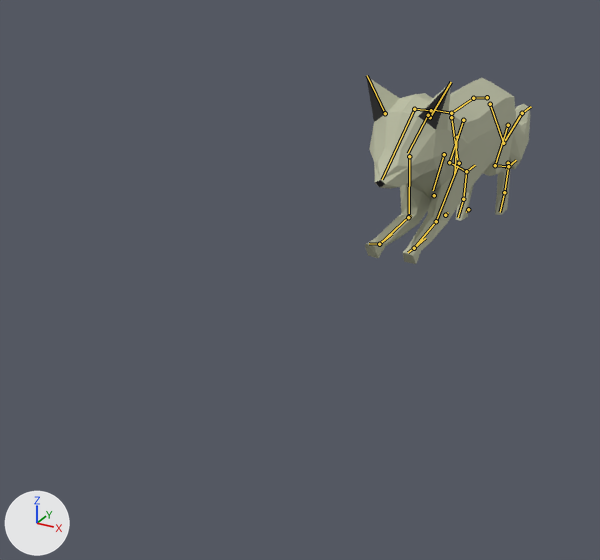
The Blender file Blender/fox.blend as it was, and as the next commit left it.
The view is the same before and after, from a 50 mm lens placed at (1.32, -4.98, 1.69), pointed at (-0.3, -2.03, 0.22). Every picture has the same lights, and +X, +Y and +Z are marked at lower left. Both versions are drawn at frame 8 of the action 'Attack'; the numbers are the values there. The bones that bend it are drawn over the model as lines.
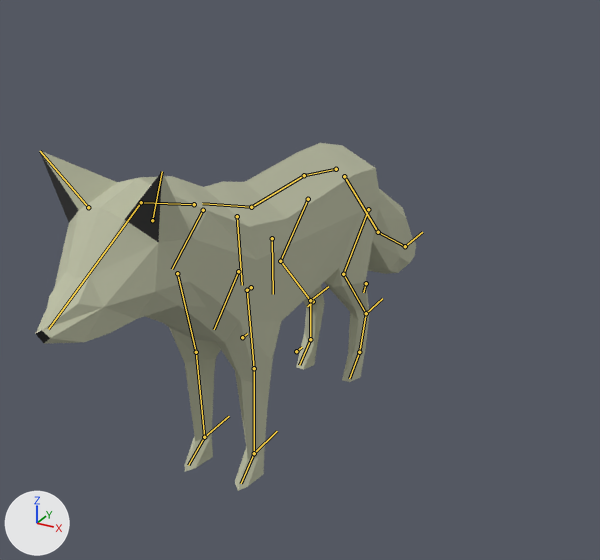
Commit message: Fox Attack

The edits, one by one:
Bone 'spine.004' (bone_spine_004) moves from (0.0, 0.909, 0.211) to (0.0, 2.765, 0.446).
Bone 'spine.008' (bone_spine_008) turns from (5, 0, -1) to (0, 0, 0) degrees about its own x, y and z.
Bone 'ear.L' (bone_ear_l) moves from (0.0, -0.002, -0.005) to (0.0, 0.0, 0.0).
Bone 'ear.L' (bone_ear_l) turns from (-20, -6, 4) to (0, 0, 0) degrees about its own x, y and z.
Bone 'ear.R' (bone_ear_r) moves from (0.0, 0.002, 0.005) to (0.0, 0.0, 0.0).
Bone 'ear.R' (bone_ear_r) turns from (-18, 12, -6) to (0, 0, 0) degrees about its own x, y and z.
Bone 'front_foot.L' (bone_front_foot_l) turns from (45, 3, 2) to (0, 0, 0) degrees about its own x, y and z.
Bone 'front_foot.R' (bone_front_foot_r) turns from (34, -2, -2) to (0, 0, 0) degrees about its own x, y and z.
Bone 'foot.L' (bone_foot_l) turns from (-17, 4, 1) to (0, 0, 0) degrees about its own x, y and z.
Bone 'paw.L' (bone_paw_l) turns from (10, -1, -1) to (0, 0, 0) degrees about its own x, y and z.
Bone 'foot.R' (bone_foot_r) turns from (-36, -1, -1) to (0, 0, 0) degrees about its own x, y and z.
Bone 'paw.R' (bone_paw_r) turns from (24, 0, 0) to (0, 0, 0) degrees about its own x, y and z.
Bone 'ik-tail' (bone_ik_tail) moves from (0.005, -0.878, 0.263) to (0.0, -2.8, 0.0).
Bone 'pole-tail' (bone_pole_tail) moves from (0.0, 0.349, -0.53) to (0.0, 1.54, -2.339).
Bone 'ik-leg-back.L' (bone_ik_leg_back_l) moves from (0.0, -0.83, 0.107) to (0.0, -2.8, 0.0).
Bone 'ik-leg-back.R' (bone_ik_leg_back_r) moves from (0.0, -0.824, 0.041) to (0.0, -2.8, 0.0).
Bone 'ik-leg-front.R' (bone_ik_leg_front_r) moves from (-0.009, -1.341, 0.203) to (0.0, -2.8, 0.0).
Bone 'ik-leg-front.L' (bone_ik_leg_front_l) moves from (-0.007, -1.407, 0.241) to (0.0, -2.8, 0.0).

What differs and where, as boxes [x1, y1, x2, y2] in the pictures (600 x 560 px):
'mesh', posed (130% wider, 85% taller): before [365, 76, 530, 264]; after [35, 143, 416, 491]
bone 'spine.004', root to tip: before (487, 97) to (473, 98); after (336, 169) to (304, 175)
bone 'spine.008', root to tip: before (451, 113) to (434, 110); after (251, 207) to (202, 203)
bone 'ear.L', root to tip: before (430, 117) to (451, 82); after (152, 220) to (162, 171)
bone 'ear.R', root to tip: before (385, 113) to (367, 75); after (88, 207) to (40, 151)
bone 'front_foot.L', root to tip: before (414, 248) to (408, 252); after (254, 453) to (241, 483)
bone 'front_foot.R', root to tip: before (379, 244) to (369, 243); after (204, 437) to (188, 465)
bone 'foot.L', root to tip: before (508, 166) to (504, 192); after (366, 313) to (359, 352)
bone 'paw.L', root to tip: before (504, 192) to (500, 212); after (359, 352) to (349, 378)
bone 'foot.R', root to tip: before (466, 171) to (463, 199); after (310, 300) to (310, 339)
bone 'paw.R', root to tip: before (463, 199) to (458, 217); after (310, 339) to (299, 365)
bone 'ik-tail', root to tip: before (522, 113) to (531, 106); after (405, 246) to (422, 232)
bone 'pole-tail', root to tip: before (508, 163) to (506, 169); after (366, 283) to (363, 292)
bone 'ik-leg-back.L', root to tip: before (508, 166) to (516, 160); after (366, 313) to (382, 298)
bone 'ik-leg-back.R', root to tip: before (466, 171) to (475, 165); after (310, 300) to (328, 286)
bone 'ik-leg-front.R', root to tip: before (379, 244) to (392, 234); after (204, 437) to (229, 416)
bone 'ik-leg-front.L', root to tip: before (414, 248) to (425, 238); after (254, 453) to (277, 431)
